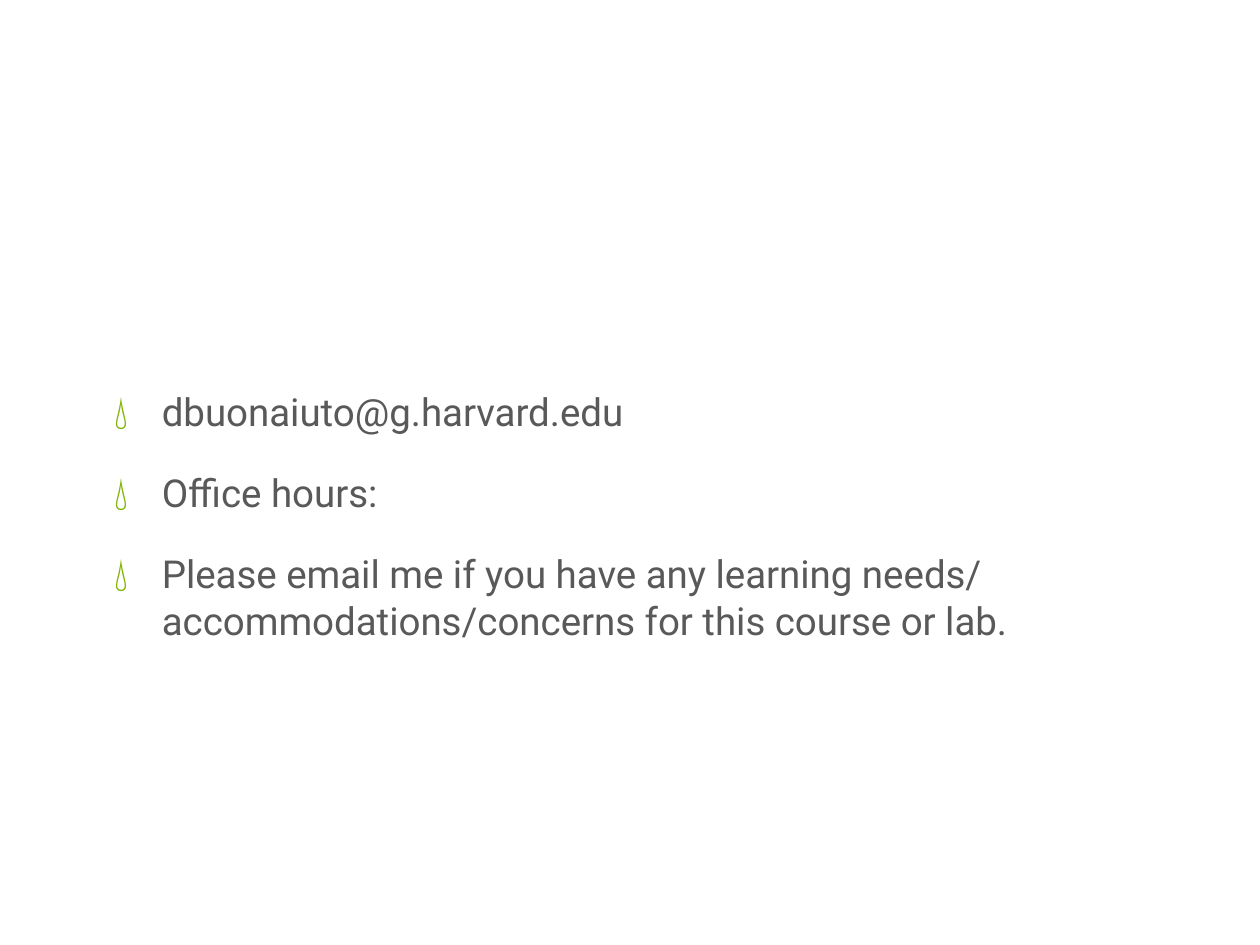
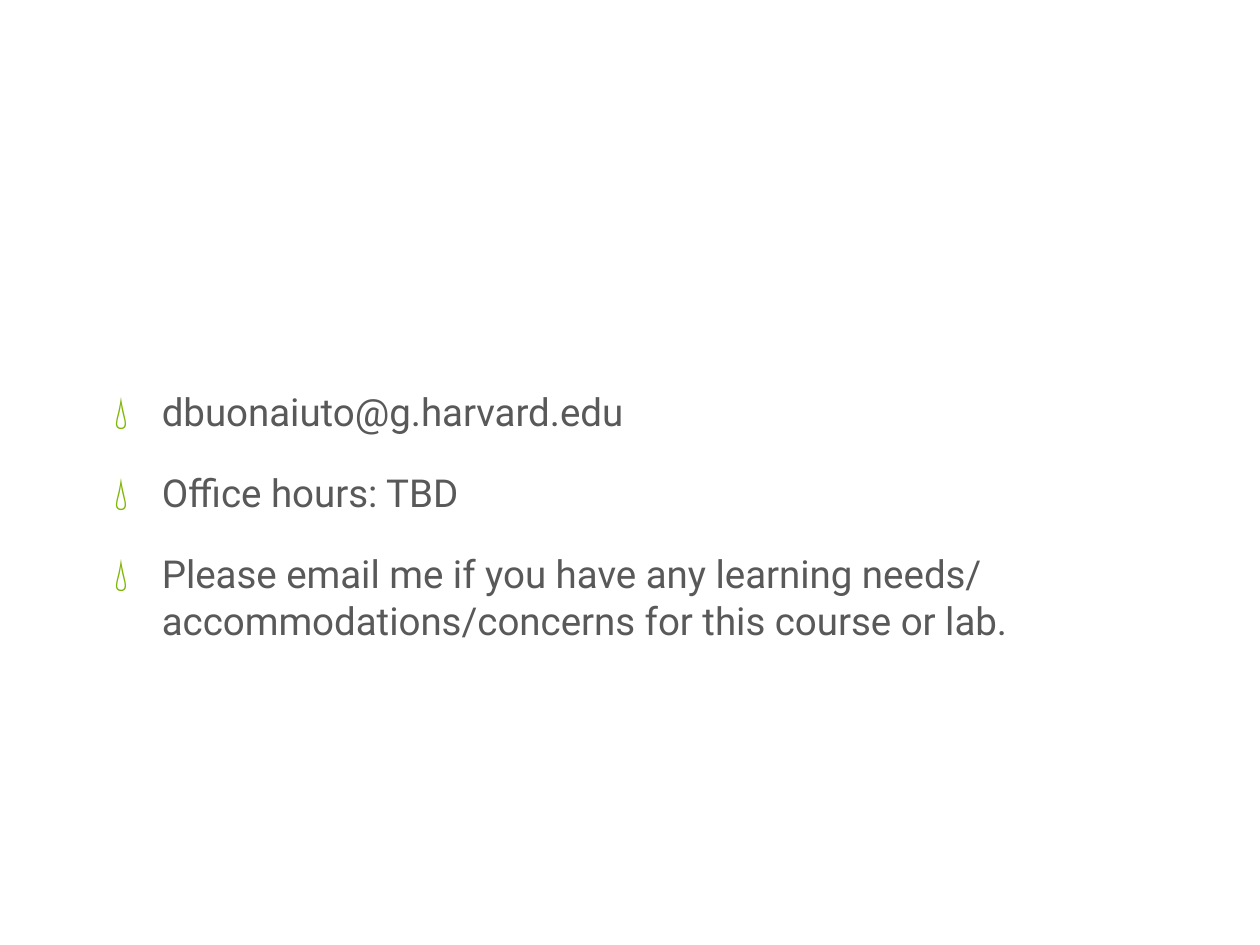
Before and after one commit to dbuona/TFing, a slide deck: slide 2 of OEB137/Section1.pptx. Drawn at 1260x945 pixels with LibreOffice and Linux fonts; fonts in the diff are those of the drawing; background and template pictures are left out. Boxes give left, top, right and bottom in pixels: in the first picture for what was removed or moved away, otherwise in the second. Text is boxed around its words. In the diff, an @@ line names an element or a change of style, - is before the commit and + after.

```diff
--- a/OEB137/Section1.pptx
+++ b/OEB137/Section1.pptx
@@ text at (162,478,458,508): text changed @@
-💧 Office hours:
+💧 Office hours: TBD
```
Also in this commit, not shown: 55 other files.
